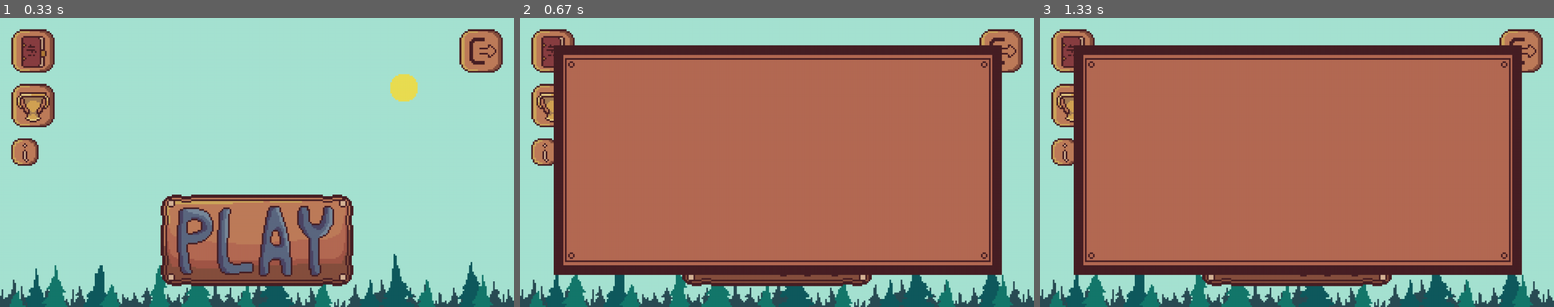
Above: before the commit, frames 1-3 (left to right).
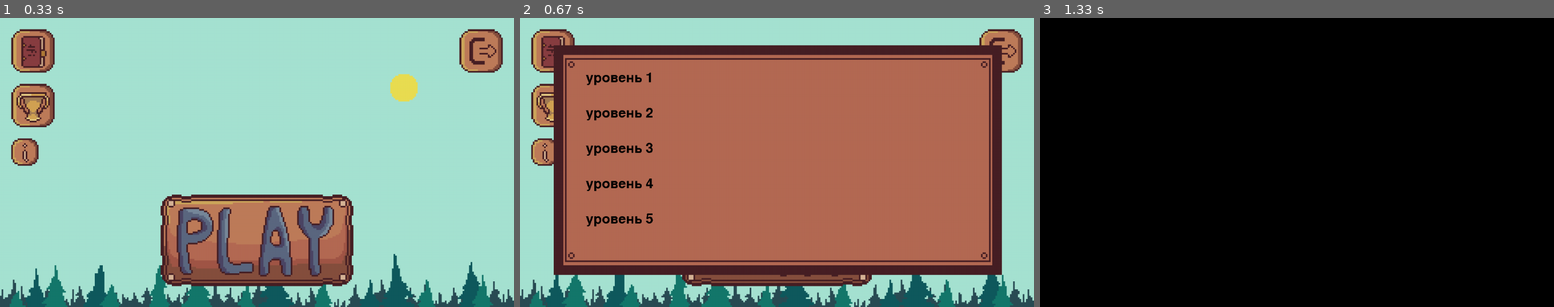
Above: after the commit, the same moments.

Repository: LenaSup/PyGame_project
Game: pygame game, started from main.py
The game is run twice, just before and just after one commit, with the same random seed, the same clock (stepped at 60 frames per second) and the same inputs.
Inputs (mouse positions are in pixels of both pictures, inside the frame that each line leads up to):
- Up to frame 1 (0.33 s): no input
- Up to frame 2 (0.67 s): click (777, 240) at 0.38 s
- Up to frame 3 (1.33 s): click (1137, 78) at 0.72 s, where only the run after the commit has a clickable "уровень 1"

Frame 1 is identical in both runs. In frame 2, 1.1% of the frame differs, in the area x 12-26%, y 18-73%; in frame 3, 100%, in the area x 0-100%, y 0-100%.

Commit message:
Выбор уровня

Diff:
--- a/main.py
+++ b/main.py
@@ -34,7 +34,7 @@
         self.rect.left, self.rect.top = (size[0] // 320) * 7, (size[1] // 180) * 41
         self.size = size
 
-    def click(self, pos, screen, start_menu):
+    def click(self, pos, screen):
         if self.rect.collidepoint(pos):
             achievement = Achievement()
             achievement.achievement_display(screen, self.size)
@@ -49,7 +49,7 @@
         self.rect.left, self.rect.top = (size[0] // 320) * 286, (size[1] // 180) * 7
         self.size = size
 
-    def click(self, pos, screen, start_menu):
+    def click(self, pos, screen):
         if self.rect.collidepoint(pos):
             sys.exit()
 
@@ -63,28 +63,30 @@
         self.rect.left, self.rect.top = (size[0] // 320) * 7, (size[1] // 180) * 75
         self.size = size
 
-    def click(self, pos, screen, start_menu):
+    def click(self, pos, screen):
         pass
 
 
 class PlayBut(pygame.sprite.Sprite):
-    def __init__(self, group, size):
-        super().__init__(group)
+    def __init__(self, group, size, start_menu):
+        super().__init__(group)
+        self.start_menu = start_menu
         self.image = load_image('play_button.png')
         self.image = pygame.transform.scale(self.image, ((size[0] // 320) * 120, (size[1] // 180) * 57))
         self.rect = self.image.get_rect()
         self.rect.left, self.rect.top = (size[0] // 320) * 100, (size[1] // 180) * 110
         self.size = size
-        self.selected_map = None
-
-    def click(self, pos, screen, start_menu):
+        self.map_ = 0
+
+    def click(self, pos, screen):
         if self.rect.collidepoint(pos):
             levels = Levels()
             levels.levels_display(screen, self.size)
-            start_menu.close()
-
-    def choice(self):
-        pass
+            self.map_ = levels.selected()
+            self.start_menu.close()
+
+    def map(self):
+        return self.map_
 
 
 class LearningBut(pygame.sprite.Sprite):    # Кнобка в меню
@@ -97,7 +99,7 @@
         self.rect.left, self.rect.top = (size[0] // 320) * 7, (size[1] // 180) * 7
         self.size = size
 
-    def click(self, pos, screen, start_menu):
+    def click(self, pos, screen):
         if self.rect.collidepoint(pos):
             learning = Education()
             learning.education_display(screen, self.size)
@@ -130,8 +132,10 @@
         self.done = True
 
     def start_menu_display(self, screen, size):
+        fps = 60
+        clock = pygame.time.Clock()
+        background = pygame.transform.scale(load_image('start_menu_background.png'), size)
         while self.done:
-            background = pygame.transform.scale(load_image('start_menu_background.png'), size)
             screen.blit(background, (0, 0))
             self.start_menu_sprites.draw(screen)
             for event in pygame.event.get():
@@ -140,8 +144,9 @@
                 if event.type == pygame.MOUSEBUTTONDOWN:
                     pos = pygame.mouse.get_pos()
                     for i in self.start_menu_sprites:
-                        i.click(pos, screen, StartMenu)
-            pygame.display.flip()
+                        i.click(pos, screen)
+            pygame.display.flip()
+            clock.tick(fps)
 
     def close(self):
         self.done = False
@@ -153,13 +158,16 @@
 
     def education_display(self, screen, size):
         done = True
+        fps = 60
+        clock = pygame.time.Clock()
+        background = pygame.transform.scale(load_image('empty_field.png'), size)
         while done:
-            background = pygame.transform.scale(load_image('empty_field.png'), size)
             screen.blit(background, (0, 0))
             for event in pygame.event.get():
                 if event.type == pygame.QUIT:
                     sys.exit()
             pygame.display.flip()
+            clock.tick(fps)
 
 
 class Achievement:    # Меню очевок
@@ -168,13 +176,16 @@
 
     def achievement_display(self, screen, size):
         done = True
+        fps = 60
+        clock = pygame.time.Clock()
+        background = pygame.transform.scale(load_image('empty_field.png'), size)
         while done:
-            background = pygame.transform.scale(load_image('empty_field.png'), size)
             screen.blit(background, (0, 0))
             for event in pygame.event.get():
                 if event.type == pygame.QUIT:
                     sys.exit()
             pygame.display.flip()
+            clock.tick(fps)
 
 
 class Info():
@@ -183,17 +194,55 @@
 
 class Levels():
     def __init__(self):
-        pass
+        self.selected_map = 0
 
     def levels_display(self, screen, size):
         done = True
+        fps = 60
+        clock = pygame.time.Clock()
+        f = pygame.font.Font('7X7PixelizedRegular.ttf', 50)
+        level_1 = f.render('уровень 1', False, (0, 0, 0))
+        level_2 = f.render('уровень 2', False, (0, 0, 0))
+        level_3 = f.render('уровень 3', False, (0, 0, 0))
+        level_4 = f.render('уровень 4', False, (0, 0, 0))
+        level_5 = f.render('уровень 5', False, (0, 0, 0))
+        levels = [level_1, level_2, level_3, level_4, level_5]
+        coord = [((size[0] // 320) * 41, (size[1] // 180) * (33 + i * 22)) for i in range(5)]
+        background = pygame.transform.scale(load_image('empty_field.png'), size)
         while done:
-            background = pygame.transform.scale(load_image('empty_field.png'), size)
-            screen.blit(background, (0, 0))
+            screen.blit(background, (0, 0))
+            for i in range(5):
+                screen.blit(levels[i], coord[i])
             for event in pygame.event.get():
                 if event.type == pygame.QUIT:
                     sys.exit()
-            pygame.display.flip()
+                if event.type == pygame.MOUSEBUTTONDOWN:
+                    pos = pygame.mouse.get_pos()
+                    if pos[0] in range(coord[0][0], coord[0][0] + levels[0].get_width())\
+                            and pos[1] in range(coord[0][1], coord[0][1] + levels[0].get_height()):
+                        self.selected_map = 1
+                        done = False
+                    if pos[0] in range(coord[1][0], coord[1][0] + levels[1].get_width())\
+                            and pos[1] in range(coord[1][1], coord[1][1] + levels[1].get_height()):
+                        self.selected_map = 2
+                        done = False
+                    if pos[0] in range(coord[2][0], coord[2][0] + levels[2].get_width())\
+                            and pos[1] in range(coord[2][1], coord[2][1] + levels[2].get_height()):
+                        self.selected_map = 3
+                        done = False
+                    if pos[0] in range(coord[3][0], coord[3][0] + levels[3].get_width())\
+                            and pos[1] in range(coord[3][1], coord[3][1] + levels[3].get_height()):
+                        self.selected_map = 4
+                        done = False
+                    if pos[0] in range(coord[4][0], coord[4][0] + levels[4].get_width())\
+                            and pos[1] in range(coord[4][1], coord[4][1] + levels[4].get_height()):
+                        self.selected_map = 5
+                        done = False
+            pygame.display.flip()
+            clock.tick(fps)
+
+    def selected(self):
+        return self.selected_map
 
 
 def main():
@@ -206,10 +255,11 @@
     achievement_but = AchievementBut(start_menu_sprites, size, screen)
     learning_but = LearningBut(start_menu_sprites, size, screen)
     exit_but = ExitBut(start_menu_sprites, size)
-    play_but = PlayBut(start_menu_sprites, size)
     info_btn = InfoBut(start_menu_sprites, size)
-    start_menu = StartMenu(start_menu_sprites)    # Создание обекта стартового миню
+    start_menu = StartMenu(start_menu_sprites)  # Создание обекта стартового миню
+    play_but = PlayBut(start_menu_sprites, size, start_menu)
     start_menu.start_menu_display(screen, size)   # Вывод меню при включение
+    map_ = play_but.map()   # номер карты
     # ----
     running = True
     while running:
